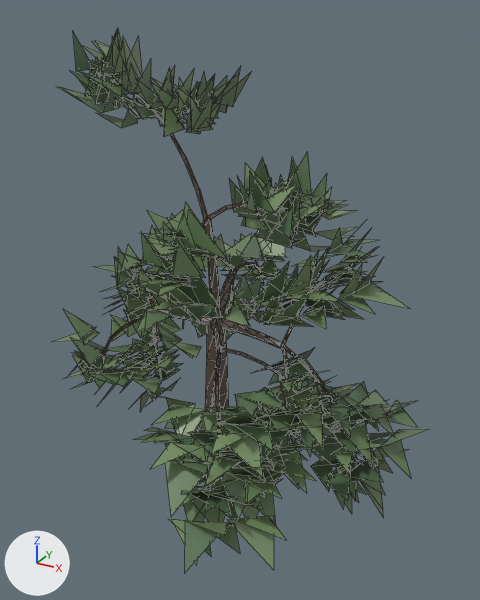
An edit to the glTF model godot/assets/models/tree_pine_b.glb, drawn before and after from the same camera.
Camera for both pictures: a 50 mm camera at (4.62, -7.62, 6.18) aimed at (0.54, -0.2, 2.47). The lights are fixed; the arrows at lower left show +X, +Y and +Z. The first picture is the older version. Mesh edges are drawn as thin lines. Vertices at exactly the same position are counted once.

The first picture shows 'tree_pine_b'.
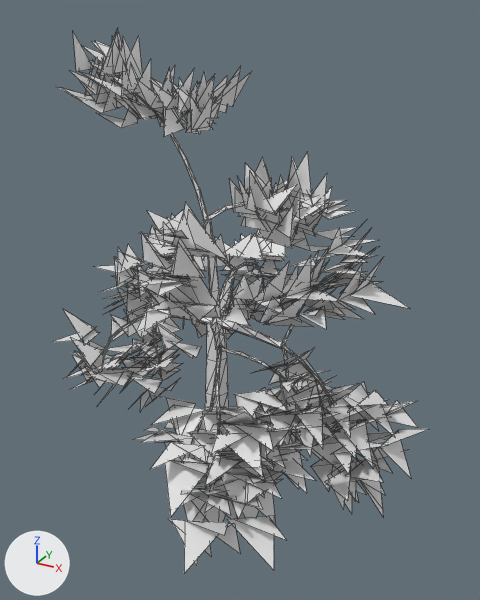
Location of each change, [x1, y1, x2, y2] in pixels of the pictures (480 x 600 px):
part 1 of me_tree_pine_b, recoloured: [71, 30, 395, 527] in both
part 2 of me_tree_pine_b, recoloured (green to white): [52, 29, 428, 573] in both

What the commit changed:
me_tree_pine_b has 3165 vertices, 1810 faces and spans x -2.62..3.39, y -3.24..3.17, z -0.03..5.95.
me_tree_pine_b is used by ob_tree_pine_b; location (0.0, 0.0, 0.0).
me_tree_pine_b part 1: 1088 faces centred in x -2.14..2.71, y -2.71..2.68, z 0.06..5.59 are repainted in the vertex colours; the middle colour goes from brown #6e6656 to white #ffffff.
me_tree_pine_b part 2: 722 faces centred in x -2.31..3.06, y -2.94..2.84, z 0.34..5.65 are repainted in the vertex colours; the middle colour goes from green #748f66 to white #ffffff.
